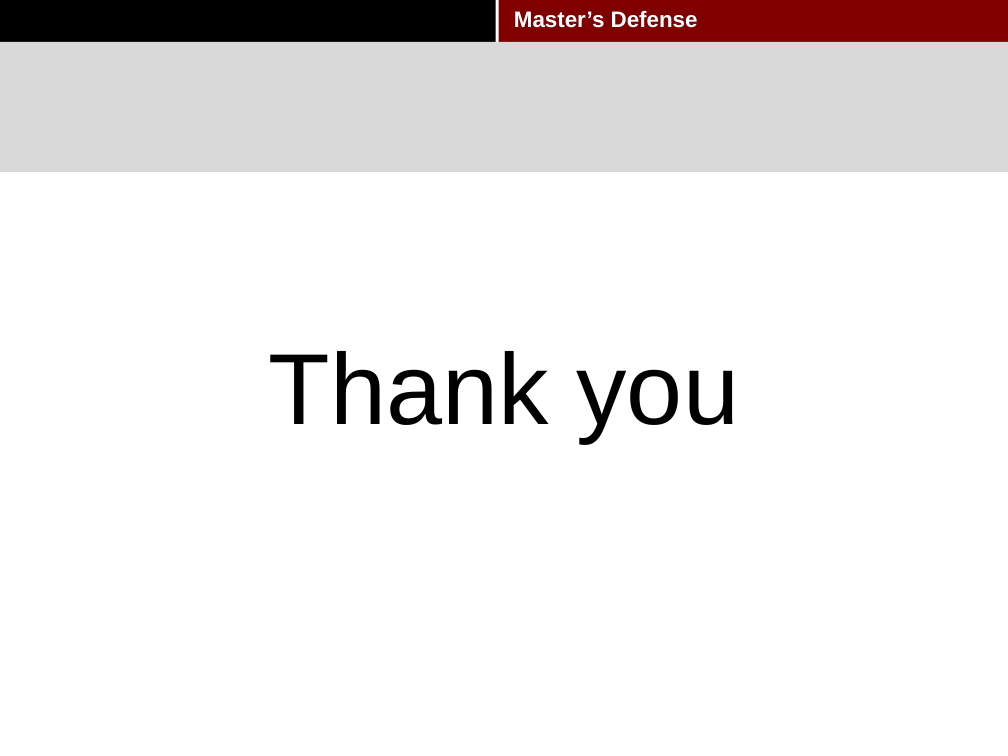
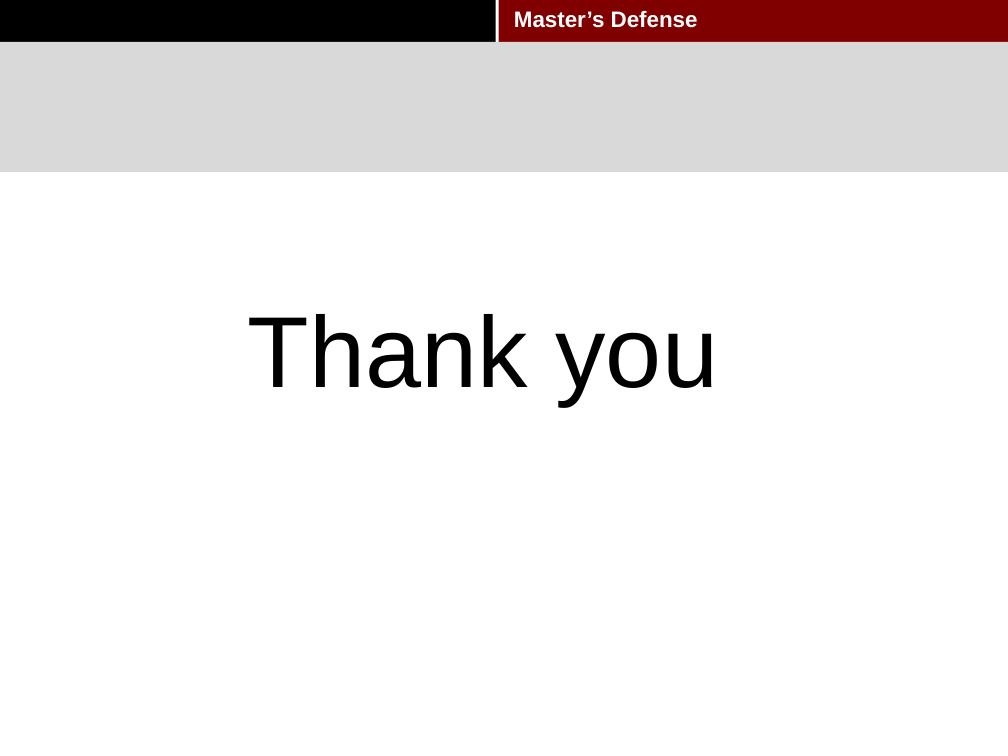
Before and after one commit to pkushiqiang/thesis, a slide deck: slide 79 of media/Master's thesis-2.pptx (slide 75 before the commit). Drawn at 1008x756 pixels with LibreOffice and Linux fonts; fonts in the diff are those of the drawing; background and template pictures are left out. Boxes give left, top, right and bottom in pixels: in the first picture for what was removed or moved away, otherwise in the second. Text is boxed around its words. In the diff, an @@ line names an element or a change of style, - is before the commit and + after.

```diff
--- a/media/Master's thesis-2.pptx
+++ b/media/Master's thesis-2.pptx
@@ text "Thank you" moved from (x1=269, y1=351, x2=739, y2=443) to (x1=248, y1=314, x2=718, y2=405) @@
```
Also in this commit, not shown: 6 other slides changed, 4 slides added.
